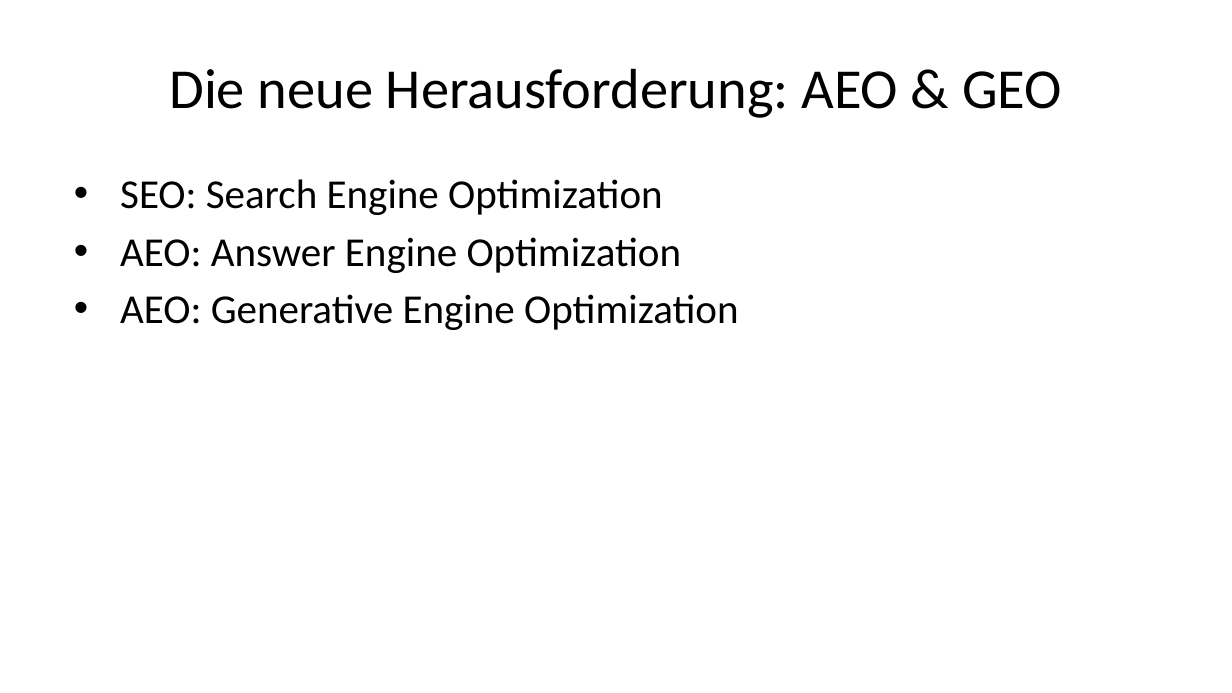
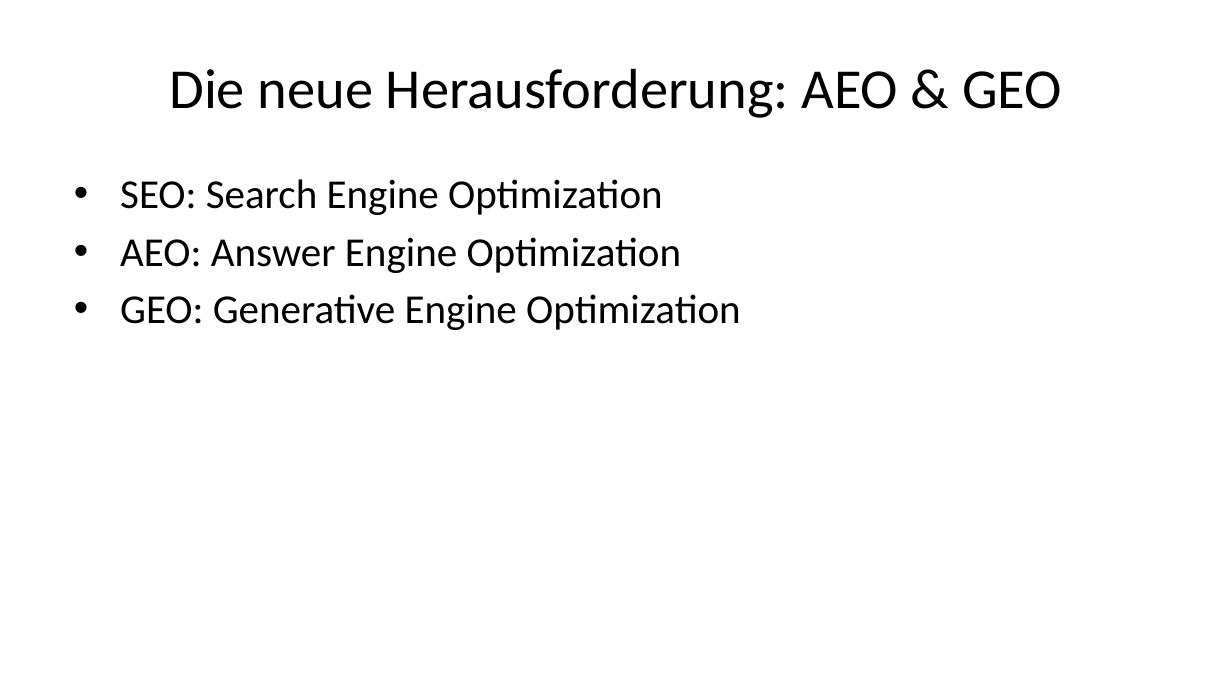
Before and after one commit to daswesen/digitale-inhalte, a slide deck: slide 58 of gdi.pptx. Drawn at 1232x693 pixels with LibreOffice and Linux fonts; fonts in the diff are those of the drawing. Boxes give left, top, right and bottom in pixels: in the first picture for what was removed or moved away, otherwise in the second. Text is boxed around its words. In the diff, an @@ line names an element or a change of style, - is before the commit and + after.

```diff
--- a/gdi.pptx
+++ b/gdi.pptx
@@ text at (120,294,741,330): text changed @@
-• AEO: Generative Engine Optimization
+• GEO: Generative Engine Optimization
```
Also in this commit, not shown: 2 other slides changed, 38 slides added, 2 slides removed, 3 other files.
